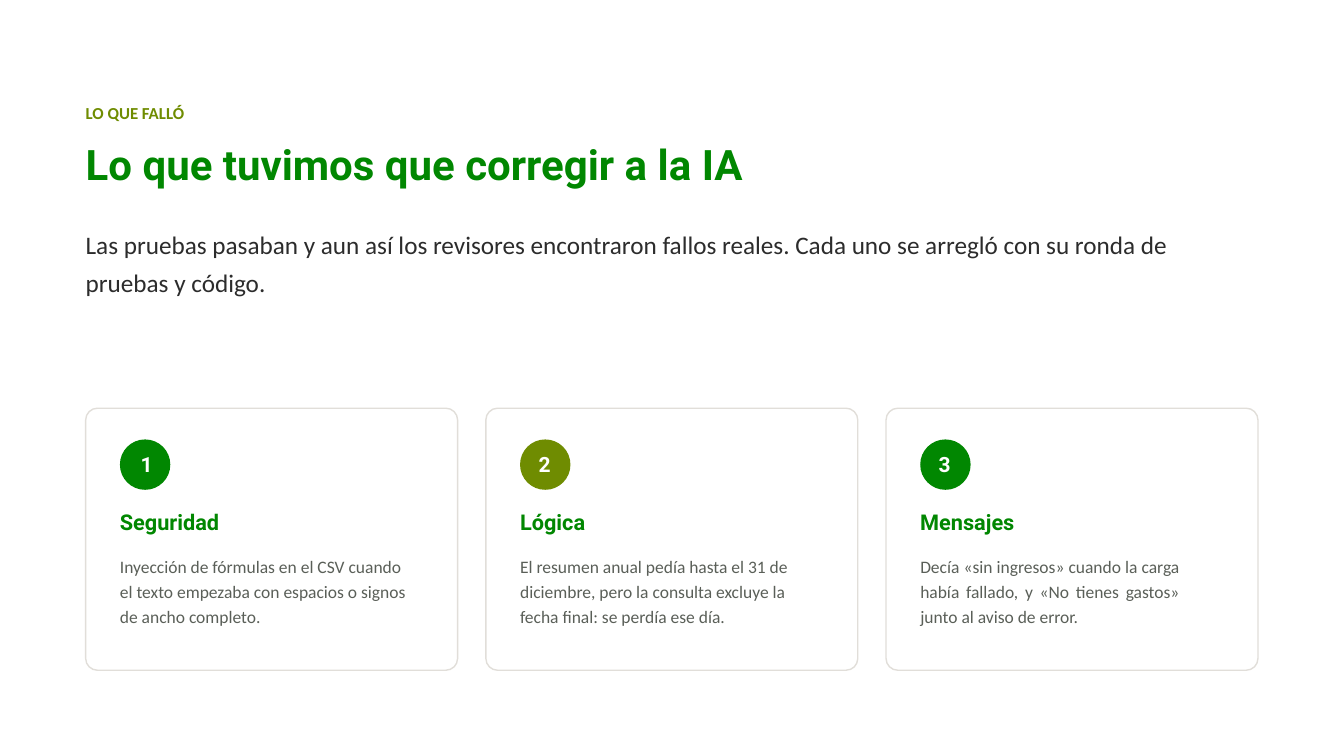
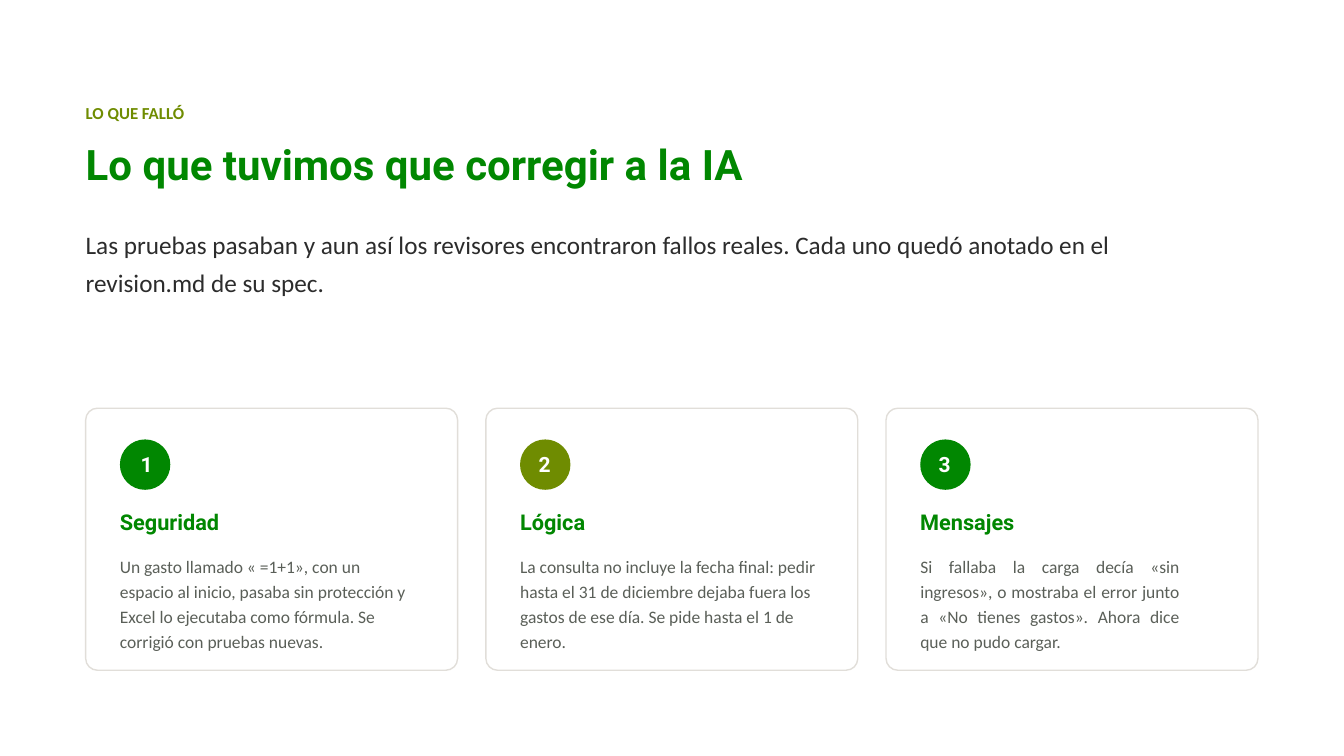
Before and after one commit to juandadevp/cuentasclaras, a slide deck: slide 12 of docs/Exposicion_Cuentas_Claras.pptx (slide 10 before the commit). Drawn at 1344x756 pixels with LibreOffice and Linux fonts; fonts in the diff are those of the drawing; background and template pictures are left out. Boxes give left, top, right and bottom in pixels: in the first picture for what was removed or moved away, otherwise in the second. Text is boxed around its words. In the diff, an @@ line names an element or a change of style, - is before the commit and + after.

```diff
--- a/docs/Exposicion_Cuentas_Claras.pptx
+++ b/docs/Exposicion_Cuentas_Claras.pptx
@@ text at [86,236,1109,296]: text changed @@
-Las pruebas pasaban y aun así los revisores encontraron fallos reales. Cada uno se arregló con su ronda de pruebas y código.
+Las pruebas pasaban y aun así los revisores encontraron fallos reales. Cada uno quedó anotado en el revision.md de su spec.
@@ text at [120,561,405,651]: text changed @@
-Inyección de fórmulas en el CSV cuando el texto empezaba con espacios o signos de ancho completo.
+Un gasto llamado « =1+1», con un espacio al inicio, pasaba sin protección y Excel lo ejecutaba como fórmula. Se corrigió con pruebas nuevas.
@@ text at [520,561,815,648]: text changed @@
-El resumen anual pedía hasta el 31 de diciembre, pero la consulta excluye la fecha final: se perdía ese día.
+La consulta no incluye la fecha final: pedir hasta el 31 de diciembre dejaba fuera los gastos de ese día. Se pide hasta el 1 de enero.
@@ text at [920,561,1179,651]: text changed @@
-Decía «sin ingresos» cuando la carga había fallado, y «No tienes gastos» junto al aviso de error.
+Si fallaba la carga decía «sin ingresos», o mostraba el error junto a «No tienes gastos». Ahora dice que no pudo cargar.
```
Also in this commit, not shown: 8 other slides changed, 6 slides added, 2 slides removed.
